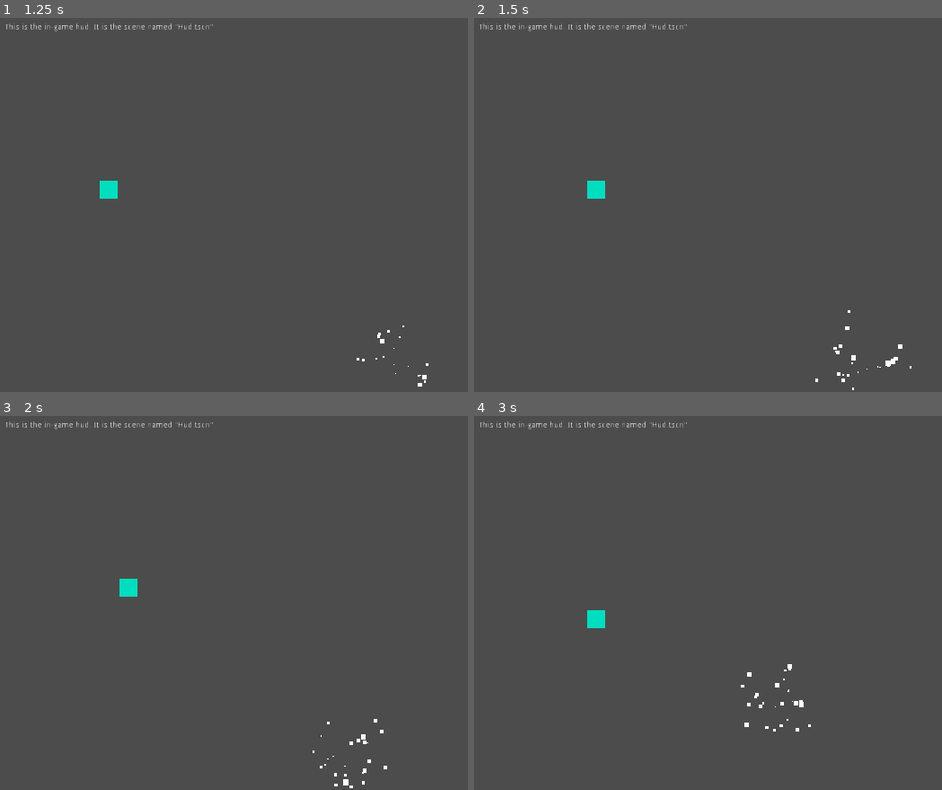
Above: before the commit, frames 1-4 (two rows, left to right).
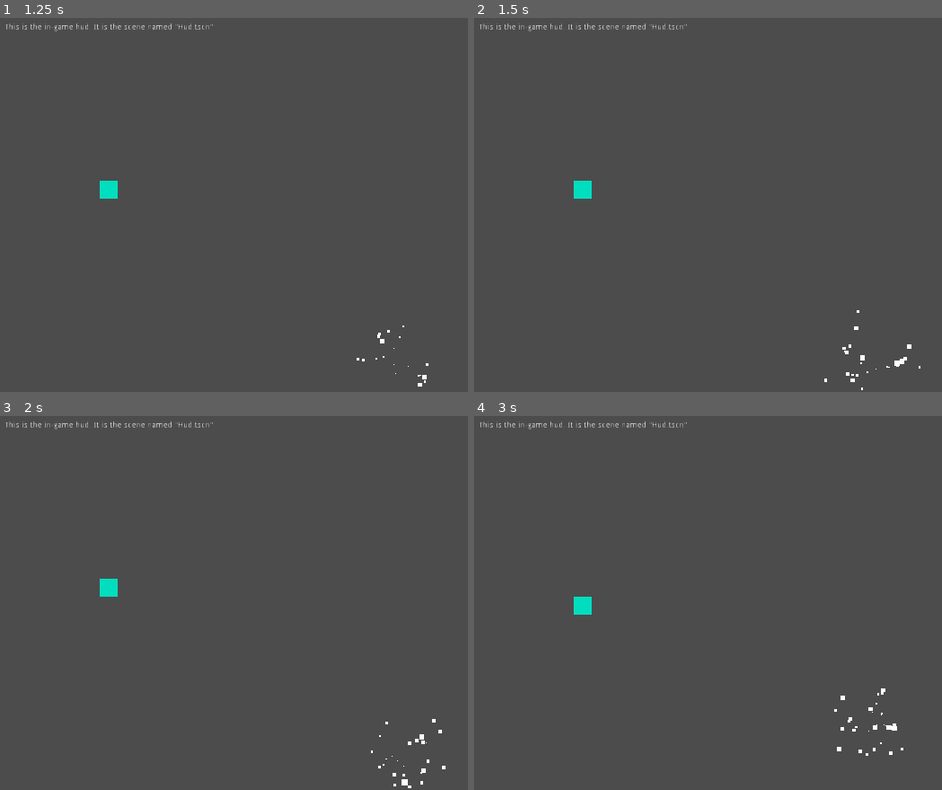
Above: after the commit, the same moments.

Repository: pedrozaalex/brackeys-jam-2020.2
Game: Godot game, scene res://Game.tscn
Two runs of this game, one before a commit and one after it. Both use one fixed random seed, a clock stepped at 60 frames per second and the inputs below.
Inputs (mouse positions are in pixels of both pictures, inside the frame that each line leads up to):
- Up to frame 1 (1.25 s): click "Play" at 0.5 s
- Up to frame 2 (1.5 s): tap Enter at 1.25 s; move the mouse to (740, 171) at 1.27 s; hold D (move_right) from 1.28 s (still down); hold R (rewind_time, bound only after the commit) from 1.28 s (still down)
- Up to frame 3 (2 s): keep holding D (move_right); keep holding R (rewind_time, bound only after the commit)
- Up to frame 4 (3 s): move the mouse to (outside the picture) at 2.02 s; release D (move_right) at 2.03 s; release R (rewind_time, bound only after the commit) at 2.03 s; hold S (move_down) 2.03-2.78 s; tap R (rewind_time, bound only after the commit) at 2.1 s; move the mouse to (656, 498) at 2.77 s; hold D (move_right) from 2.78 s (still down); hold R (rewind_time, bound only after the commit) from 2.78 s (still down)

Frame 1 is identical in both runs. In frame 2, 0.5% of the frame differs, in the area x 21-96%, y 43-100%; in frame 3, 0.7%; in frame 4, 0.7%, in the area x 21-92%, y 48-91%.

Commit message:
Add movement reversal ability.

Diff:
--- a/Godot/Player.gd
+++ b/Godot/Player.gd
@@ -17,8 +17,10 @@
 		move_vector.y = int(Input.is_action_pressed("move_down")) - int(Input.is_action_pressed("move_up"))
 
 func _physics_process(delta):
-	position += move_vector * SPEED * delta
 	adjust_camera()
+
+func move(vector, delta):
+	position += vector * SPEED * delta
 
 func adjust_camera():
 	var mouse_pos = viewport.get_mouse_position()
--- a/Godot/Player.tscn
+++ b/Godot/Player.tscn
@@ -1,6 +1,7 @@
-[gd_scene load_steps=2 format=2]
+[gd_scene load_steps=3 format=2]
 
 [ext_resource path="res://Player.gd" type="Script" id=1]
+[ext_resource path="res://PlayerController.gd" type="Script" id=2]
 
 [node name="Player" type="Node2D"]
 script = ExtResource( 1 )
@@ -16,3 +17,6 @@
 drag_margin_top = 0.01
 drag_margin_right = 0.01
 drag_margin_bottom = 0.01
+
+[node name="PlayerController" type="Node" parent="."]
+script = ExtResource( 2 )
--- /dev/null
+++ b/Godot/PlayerController.gd
@@ -0,0 +1,61 @@
+extends Node
+
+enum PLAYBACK_MODE { NORMAL, REWIND }
+enum INPUTS { MOVE_VECTOR_CHANGED }
+
+onready var player = $".."
+
+var playback_mode = PLAYBACK_MODE.NORMAL
+var effective_frame = 0
+var inputs = []
+
+var move_vector = Vector2.ZERO
+
+func _ready():
+	inputs.append([0, INPUTS.MOVE_VECTOR_CHANGED, move_vector])
+
+func _physics_process(delta):
+	if playback_mode == PLAYBACK_MODE.NORMAL:
+		effective_frame += 1
+		player.move(move_vector, delta)
+	elif playback_mode == PLAYBACK_MODE.REWIND:
+		effective_frame = max(0, effective_frame - 1)
+		move_vector = get_move_vector_at_frame(effective_frame)
+		player.move(move_vector, -delta)
+
+func update_move_vector():
+	var old_move_vector = move_vector
+
+	move_vector.x = int(Input.is_action_pressed("move_right")) - int(Input.is_action_pressed("move_left"))
+	move_vector.y = int(Input.is_action_pressed("move_down")) - int(Input.is_action_pressed("move_up"))
+
+	if move_vector != old_move_vector:
+		inputs.append([effective_frame, INPUTS.MOVE_VECTOR_CHANGED, move_vector])
+
+func _unhandled_input(event):
+	if event.is_action_pressed("rewind_time"):
+		playback_mode = PLAYBACK_MODE.REWIND
+	elif event.is_action_released("rewind_time"):
+		playback_mode = PLAYBACK_MODE.NORMAL
+
+		for i in range(len(inputs) - 1, 0, -1):
+			if inputs[i][0] > effective_frame:
+				inputs.remove(i)
+		update_move_vector()
+
+	if playback_mode == PLAYBACK_MODE.REWIND:
+		return
+
+	if event.is_action("move_right") or event.is_action("move_left") or event.is_action("move_down") or event.is_action("move_up"):
+		update_move_vector()
+
+func get_move_vector_at_frame(frame):
+	var result
+	for i in range(len(inputs)):
+		if inputs[i][0] > frame:
+			break
+
+		if inputs[i][1] == INPUTS.MOVE_VECTOR_CHANGED:
+			result = inputs[i][2]
+
+	return result
--- a/Godot/project.godot
+++ b/Godot/project.godot
@@ -52,3 +52,8 @@
 "events": [ Object(InputEventKey,"resource_local_to_scene":false,"resource_name":"","device":0,"alt":false,"shift":false,"control":false,"meta":false,"command":false,"pressed":false,"scancode":68,"unicode":0,"echo":false,"script":null)
  ]
 }
+rewind_time={
+"deadzone": 0.5,
+"events": [ Object(InputEventKey,"resource_local_to_scene":false,"resource_name":"","device":0,"alt":false,"shift":false,"control":false,"meta":false,"command":false,"pressed":false,"scancode":82,"unicode":0,"echo":false,"script":null)
+ ]
+}
